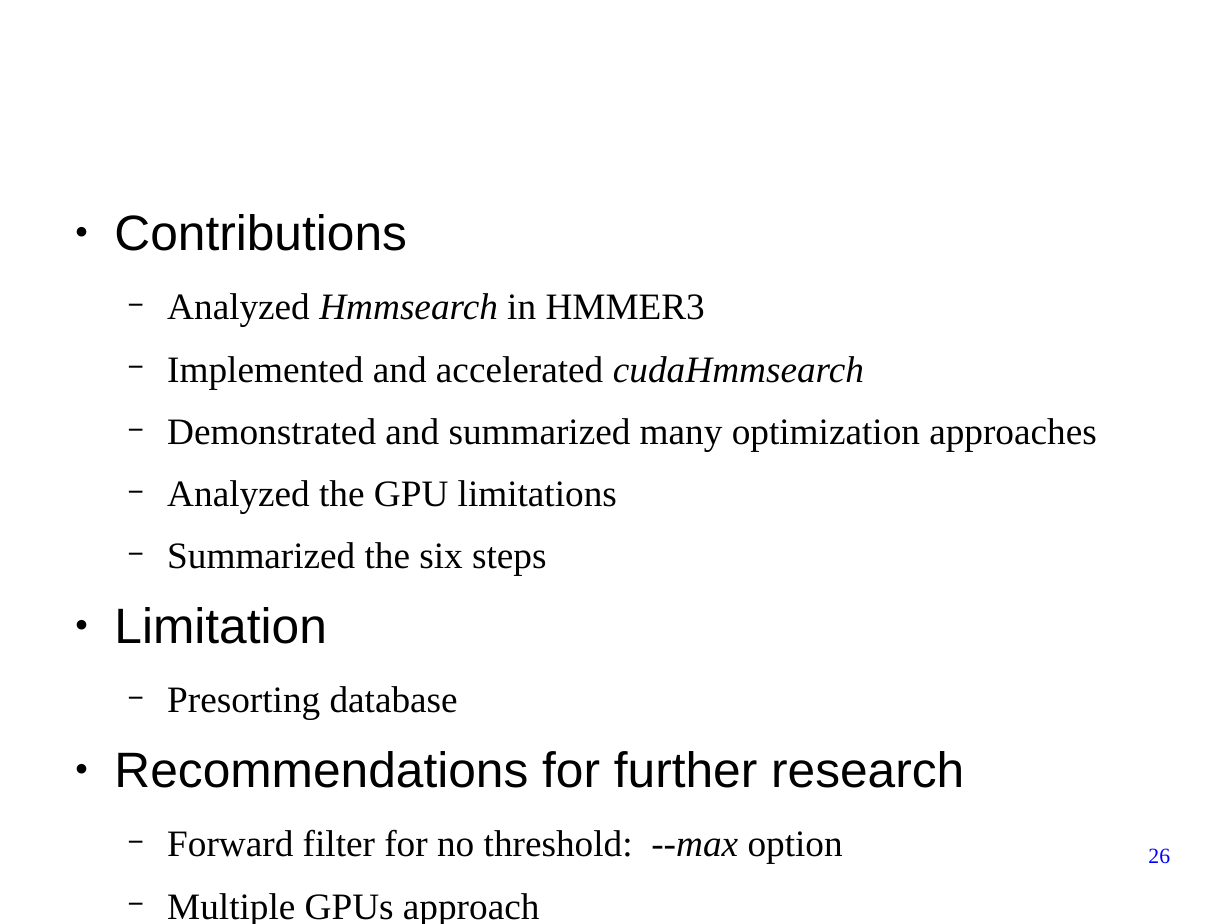
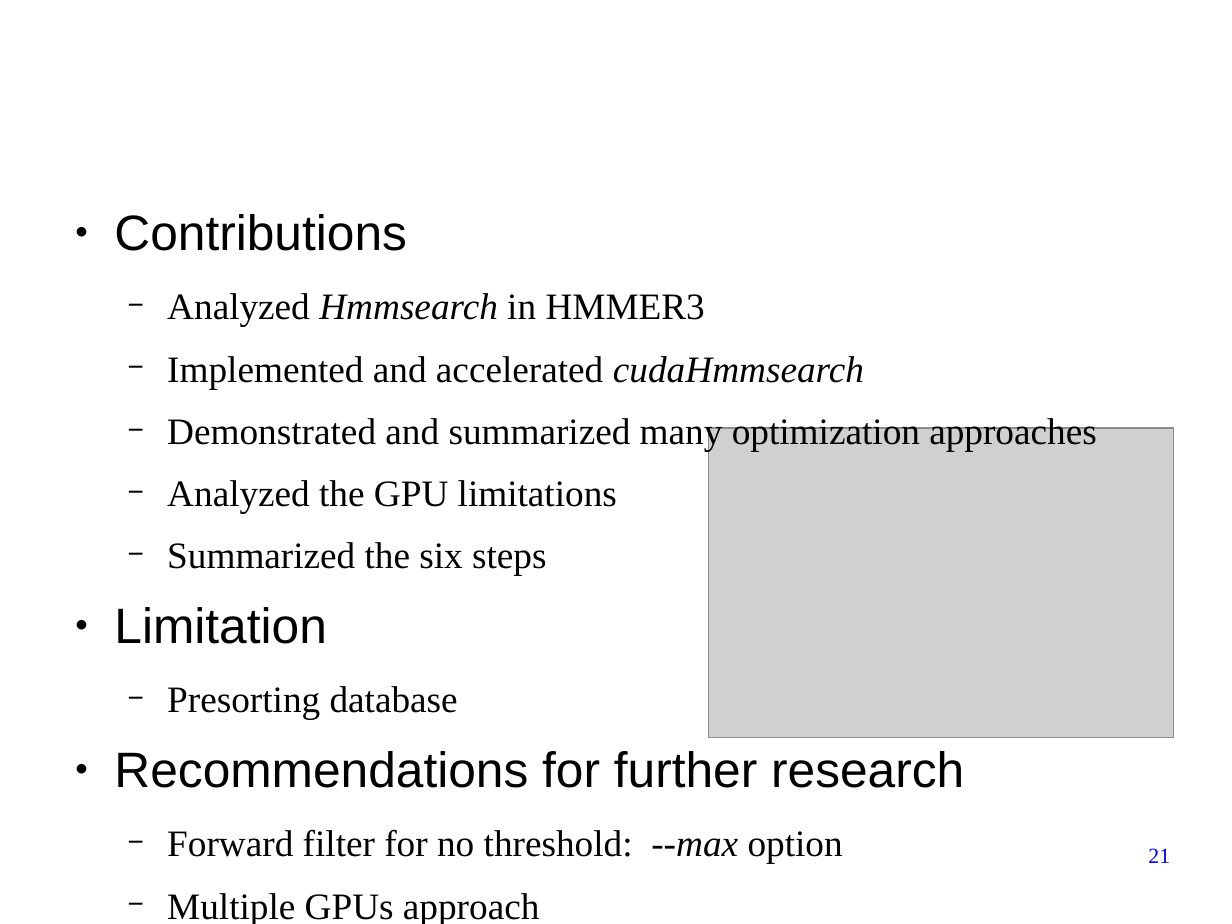
Before and after one commit to forestcheng/cudahmmsearch, a slide deck: slide 21 of thesis/thesisDefense.odp (slide 26 before the commit). Drawn at 1232x924 pixels with LibreOffice and Linux fonts; fonts in the diff are those of the drawing; grey boxes stand for pictures; background and template pictures are left out. Boxes give left, top, right and bottom in pixels: in the first picture for what was removed or moved away, otherwise in the second. Text is boxed around its words. In the diff, an @@ line names an element or a change of style, - is before the commit and + after.

```diff
--- a/thesis/thesisDefense.odp
+++ b/thesis/thesisDefense.odp
@@ picture added at (709, 428, 1175, 738) @@
@@ page number at (1148, 848, 1170, 863): text changed @@
-26
+21
```
Also in this commit, not shown: 11 other slides changed, 1 slide removed.
